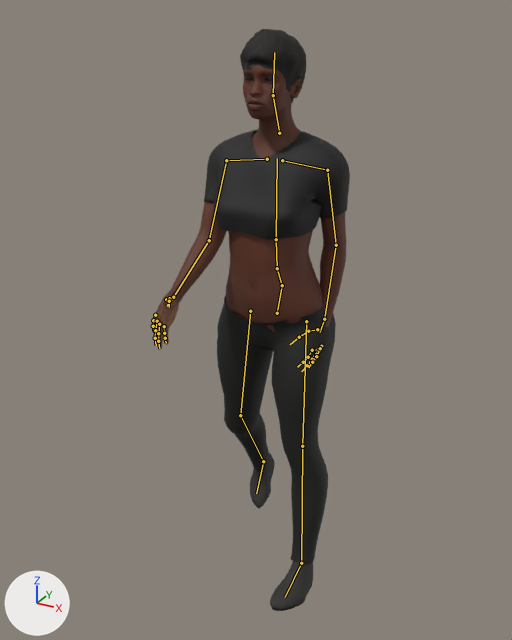
An edit to the glTF model public/models/npcs/thandi-arms.glb, drawn before and after from the same camera.
Camera for both pictures: a 50 mm lens placed at (0.937, -1.868, 1.804), pointed at (-0.086, -0.006, 0.873). The axes (+X, +Y, +Z) are drawn at lower left. The lights are the same throughout. The picture after the commit comes second. Both versions are drawn at frame 13 of the action 'sprint'; the numbers are the values there. The bones that change, and the others that lie on the model, are drawn over the model as lines.

Names of what the first picture shows: 'EyesMesh', 'HairShoesMesh', 'OutfitMesh', 'SkinMesh'.
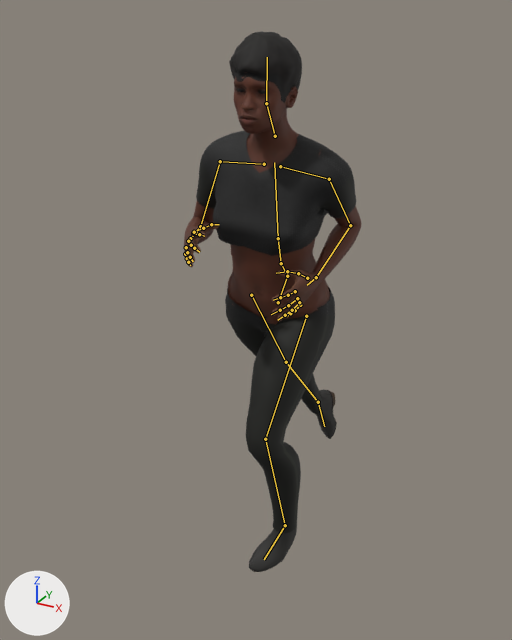
Pixel boxes (x1, y1, x2, y2) of what changed, in the pictures (512 x 640 px):
'OutfitMesh', posed (10% wider, 7% shorter): before (204, 129, 350, 564); after (196, 131, 356, 534)
'SkinMesh', posed (9% narrower, 13% shorter): before (152, 61, 346, 350); after (184, 72, 361, 324)
'HairShoesMesh', posed (47% wider, 7% shorter): before (240, 29, 313, 611); after (229, 31, 337, 572)
'EyesMesh', posed (11% wider, 20% taller): before (246, 77, 273, 81); after (237, 89, 267, 94)
bone 'Hips', root to tip: before (277, 313) to (282, 285); after (278, 302) to (287, 276)
bone 'Spine', root to tip: before (282, 285) to (277, 268); after (287, 276) to (281, 263)
bone 'Chest', root to tip: before (277, 268) to (276, 239); after (281, 263) to (278, 238)
bone 'UpperArm_L', root to tip: before (327, 170) to (336, 245); after (329, 179) to (350, 225)
bone 'LowerArm_L', root to tip: before (336, 245) to (324, 319); after (350, 225) to (316, 277)
bone 'UpperArm_R', root to tip: before (226, 160) to (209, 240); after (220, 161) to (200, 226)
bone 'LowerArm_R', root to tip: before (209, 240) to (173, 297); after (200, 226) to (190, 238)
bone 'Head', root to tip: before (273, 95) to (274, 52); after (266, 103) to (267, 57)
bone 'UpperLeg_L', root to tip: before (306, 321) to (302, 446); after (306, 316) to (265, 439)
bone 'LowerLeg_L', root to tip: before (302, 446) to (301, 563); after (265, 439) to (285, 525)
bone 'Foot_L', root to tip: before (301, 563) to (285, 597); after (285, 525) to (264, 559)
bone 'UpperLeg_R', root to tip: before (250, 311) to (240, 415); after (251, 295) to (286, 362)
bone 'LowerLeg_R', root to tip: before (240, 415) to (263, 461); after (286, 362) to (318, 402)
bone 'Foot_R', root to tip: before (263, 461) to (256, 493); after (318, 402) to (324, 426)

What changed in the scene script:
```text
Change bone_hips:
    where bone_hips = bpy.data.objects['Npc_thandi-arms'].pose.bones['Hips']  # child of 'Root'
    bone_hips.location: (0.0, 0.0, 0.0) -> (0.003, 0.031, 0.02)
    bone_hips.rotation_quaternion: (0.997, 0.069, -0.012, 0.012) -> (0.995, 0.065, 0.016, -0.074)  # degrees (8, -1, 1) -> degrees (7, 2, -8)
Change bone_spine:
    where bone_spine = bpy.data.objects['Npc_thandi-arms'].pose.bones['Spine']  # child of 'Hips'
    bone_spine.rotation_quaternion: (0.999, -0.038, 0.0, 0.009) -> (0.99, 0.111, 0.063, 0.057)  # degrees (-4, 0, 1) -> degrees (13, 6, 7)
Change bone_chest:
    where bone_chest = bpy.data.objects['Npc_thandi-arms'].pose.bones['Chest']  # child of 'Spine'
    bone_chest.rotation_quaternion: (0.998, -0.052, 0.001, -0.017) -> (0.997, -0.059, 0.006, -0.043)  # degrees (-6, 0, -2) -> degrees (-7, 0, -5)
Change bone_upperarm_l:
    where bone_upperarm_l = bpy.data.objects['Npc_thandi-arms'].pose.bones['UpperArm_L']  # child of 'clavicle_l'
    bone_upperarm_l.rotation_quaternion: (0.921, -0.168, 0.063, -0.347) -> (0.901, -0.258, 0.143, -0.319)  # degrees (-21, 0, -41) -> degrees (-34, 5, -41)
Change bone_lowerarm_l:
    where bone_lowerarm_l = bpy.data.objects['Npc_thandi-arms'].pose.bones['LowerArm_L']  # child of 'UpperArm_L'
    bone_lowerarm_l.rotation_quaternion: (0.999, -0.04, 0.0, 0.0) -> (0.821, 0.569, 0.0, -0.047)  # degrees (-5, 0, 0) -> degrees (69, 3, -4)
Change bone_upperarm_r:
    where bone_upperarm_r = bpy.data.objects['Npc_thandi-arms'].pose.bones['UpperArm_R']  # child of 'clavicle_r'
    bone_upperarm_r.rotation_quaternion: (0.921, 0.168, 0.063, 0.347) -> (0.975, 0.009, -0.125, 0.181)  # degrees (21, 0, 41) -> degrees (-2, -14, 21)
Change bone_lowerarm_r:
    where bone_lowerarm_r = bpy.data.objects['Npc_thandi-arms'].pose.bones['LowerArm_R']  # child of 'UpperArm_R'
    bone_lowerarm_r.rotation_quaternion: (0.999, -0.04, 0.0, 0.0) -> (0.769, 0.638, 0.0, 0.052)  # degrees (-5, 0, 0) -> degrees (79, -4, 5)
Change bone_head:
    where bone_head = bpy.data.objects['Npc_thandi-arms'].pose.bones['Head']  # child of 'neck_01'
    bone_head.rotation_quaternion: (1.0, 0.011, 0.0, 0.006) -> (0.998, -0.06, -0.014, 0.019)  # degrees (1, 0, 1) -> degrees (-7, -1, 2)
Change bone_upperleg_l:
    where bone_upperleg_l = bpy.data.objects['Npc_thandi-arms'].pose.bones['UpperLeg_L']  # child of 'Hips'
    bone_upperleg_l.rotation_quaternion: (0.985, -0.151, -0.019, 0.08) -> (0.936, -0.322, 0.089, 0.107)  # degrees (-18, -1, 9) -> degrees (-37, 14, 8)
Change bone_lowerleg_l:
    where bone_lowerleg_l = bpy.data.objects['Npc_thandi-arms'].pose.bones['LowerLeg_L']  # child of 'UpperLeg_L'
    bone_lowerleg_l.rotation_quaternion: (1.0, -0.014, -0.001, 0.0) -> (0.923, 0.374, 0.0, 0.049)  # degrees (-2, 0, 0) -> degrees (44, -2, 5)
Change bone_foot_l:
    where bone_foot_l = bpy.data.objects['Npc_thandi-arms'].pose.bones['Foot_L']  # child of 'LowerLeg_L'
    bone_foot_l.rotation_quaternion: (1.0, 0.002, 0.0, 0.005) -> (0.99, 0.057, -0.124, 0.045)  # degrees (0, 0, 1) -> degrees (6, -14, 4)
Change bone_upperleg_r:
    where bone_upperleg_r = bpy.data.objects['Npc_thandi-arms'].pose.bones['UpperLeg_R']  # child of 'Hips'
    bone_upperleg_r.rotation_quaternion: (0.999, -0.047, 0.005, -0.017) -> (0.941, 0.29, -0.169, -0.049)  # degrees (-5, 0, -2) -> degrees (36, -17, -11)
Change bone_lowerleg_r:
    where bone_lowerleg_r = bpy.data.objects['Npc_thandi-arms'].pose.bones['LowerLeg_R']  # child of 'UpperLeg_R'
    bone_lowerleg_r.rotation_quaternion: (0.969, 0.245, -0.023, 0.003) -> (0.999, 0.011, 0.0, -0.001)  # degrees (28, -3, 0) -> degrees (1, 0, 0)
Change bone_foot_r:
    where bone_foot_r = bpy.data.objects['Npc_thandi-arms'].pose.bones['Foot_R']  # child of 'LowerLeg_R'
    bone_foot_r.rotation_quaternion: (0.997, 0.078, -0.002, -0.007) -> (0.929, 0.295, 0.213, 0.065)  # degrees (9, 0, -1) -> degrees (38, 21, 15)
```
